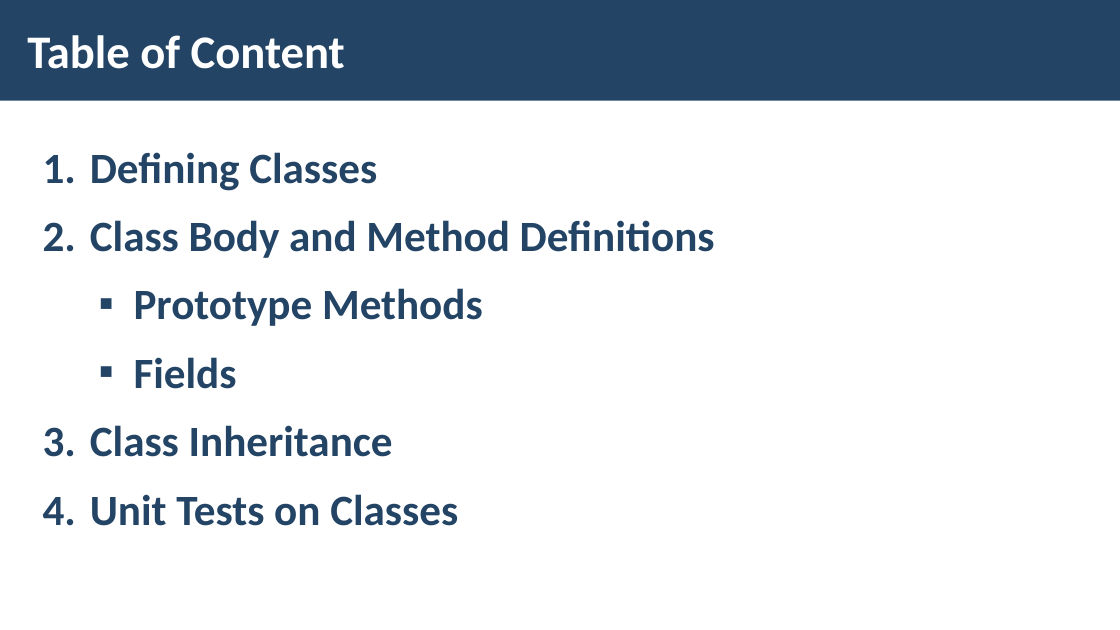
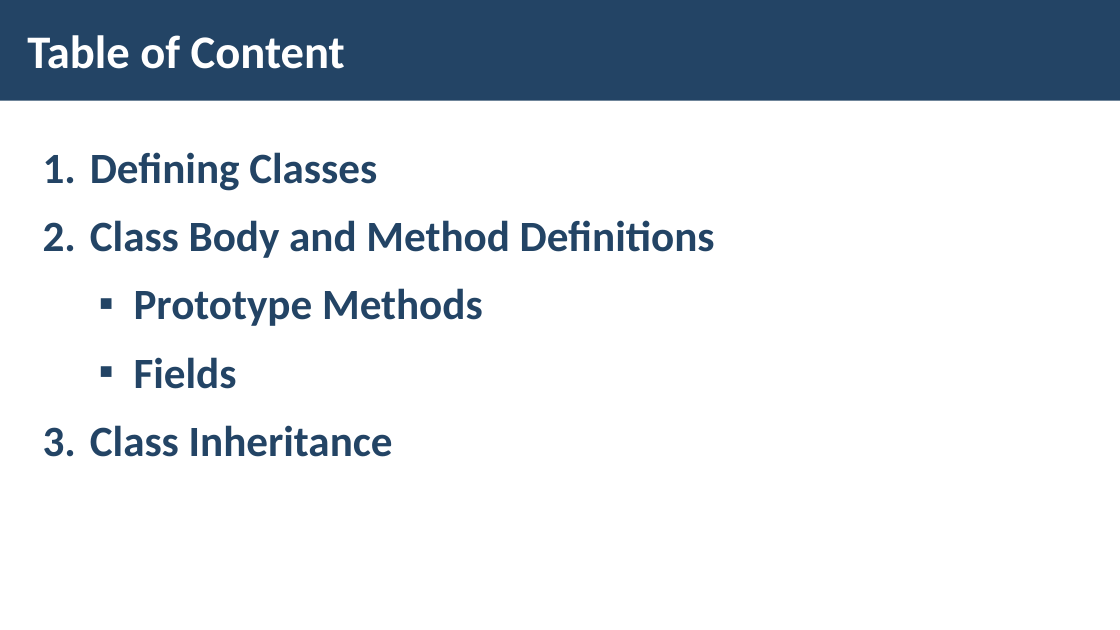
Before and after one commit to ErayErol/Software-University-Courses, a slide deck: slide 2 of JS Advanced - 2019.09.16/07. Classes/LAB/JS-Advanced-JS-Classes.pptx. Drawn at 1120x630 pixels with LibreOffice and Linux fonts; fonts in the diff are those of the drawing; background and template pictures are left out. Boxes give left, top, right and bottom in pixels: in the first picture for what was removed or moved away, otherwise in the second. Text is boxed around its words. In the diff, an @@ line names an element or a change of style, - is before the commit and + after.

```diff
--- a/JS Advanced - 2019.09.16/07. Classes/LAB/JS-Advanced-JS-Classes.pptx
+++ b/JS Advanced - 2019.09.16/07. Classes/LAB/JS-Advanced-JS-Classes.pptx
@@ text at <box>90,494,458,526</box>: paragraph removed @@
-4. Unit Tests on Classes
```
Also in this commit, not shown: 22 other slides changed, 3 slides removed, 8 other files.
